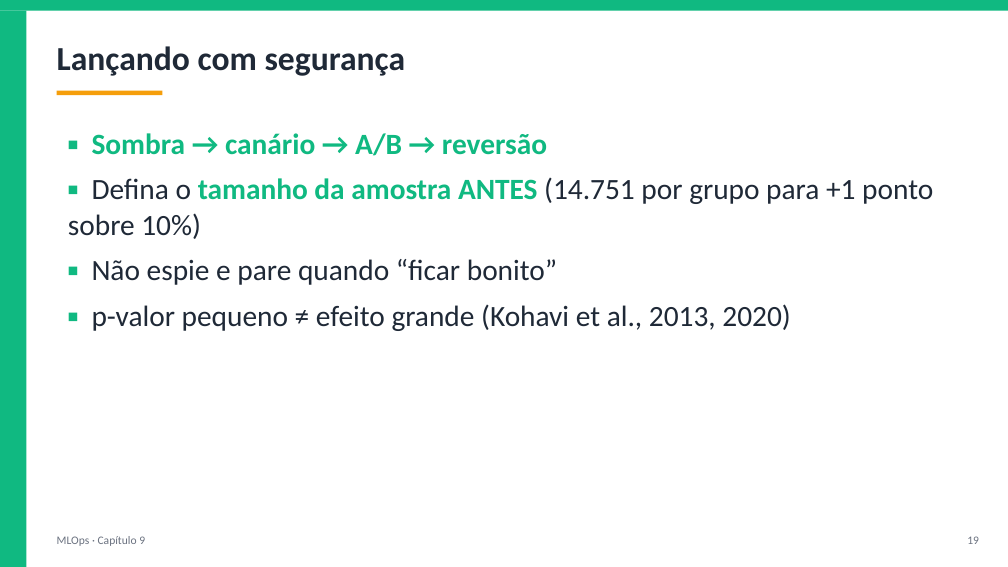
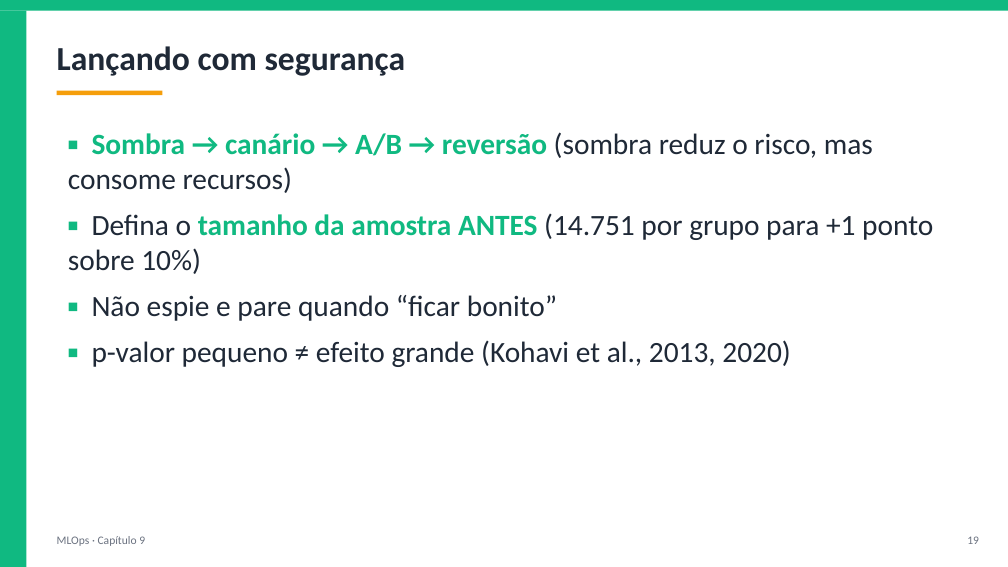
Before and after one commit to arakenmedeiros/claude, a slide deck: slide 19 of mlops/slides/Cap09_Monitoramento_Deriva_de_Dados_e_Retreina.pptx. Drawn at 1008x567 pixels with LibreOffice and Linux fonts; fonts in the diff are those of the drawing. Boxes give left, top, right and bottom in pixels: in the first picture for what was removed or moved away, otherwise in the second. Text is boxed around its words. In the diff, an @@ line names an element or a change of style, - is before the commit and + after.

```diff
--- a/mlops/slides/Cap09_Monitoramento_Deriva_de_Dados_e_Retreina.pptx
+++ b/mlops/slides/Cap09_Monitoramento_Deriva_de_Dados_e_Retreina.pptx
@@ text at (68, 132, 873, 193): text changed; text colour #10B981 to #1F2937; bold off @@
-▪ Sombra → canário → A/B → reversão
+▪ Sombra → canário → A/B → reversão (sombra reduz o risco, mas consome recursos)
```
Also in this commit, not shown: 3 other slides changed, 19 other files.
